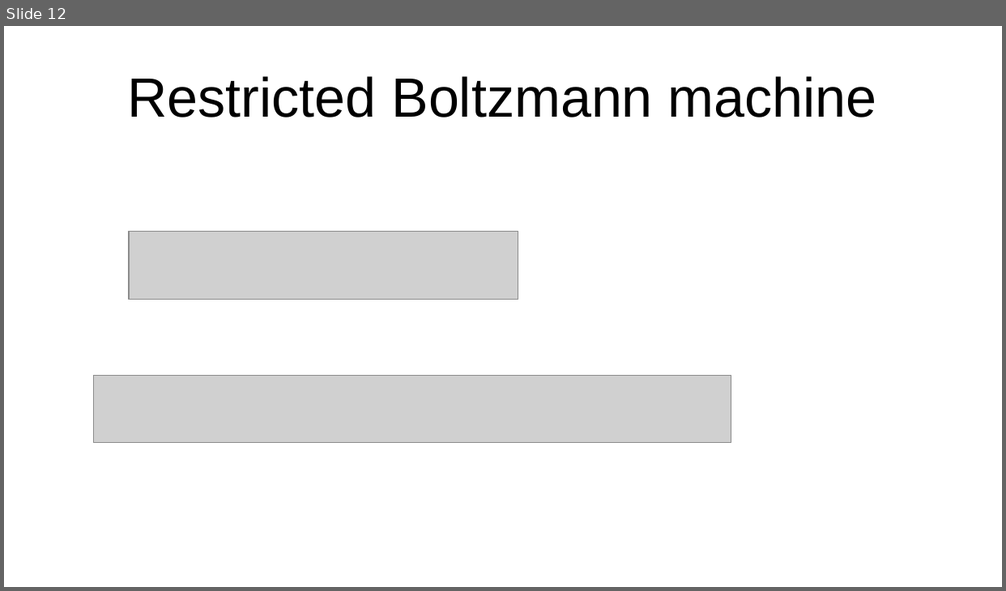
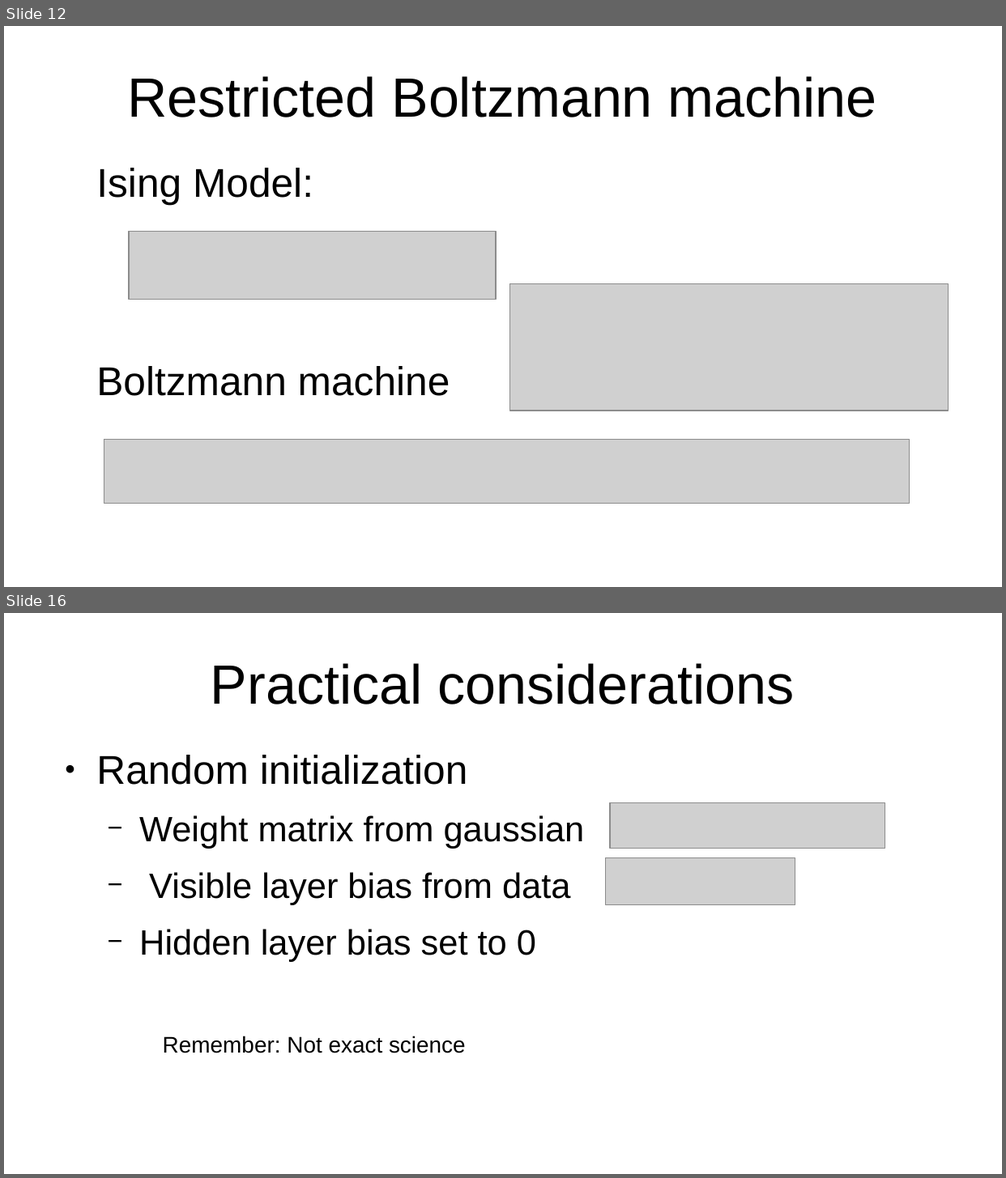
Before and after one commit to Xmann02/Boltzmann, a slide deck: Presentation.odp. Shown one above the other, each under a label of ours: slide 12 before the commit, slides 12 and 16 after it; the slides between them are not shown. The pictures are 1006x591 and 1006x1178 pixels, drawn with LibreOffice and Linux fonts; fonts in the diff are those of the drawing; grey boxes stand for pictures. Boxes give left, top, right and bottom in pixels: in the first picture for what was removed or moved away, otherwise in the second. Text is boxed around its words. In the diff, an @@ line names an element or a change of style, - is before the commit and + after.

```diff
--- a/Presentation.odp
+++ b/Presentation.odp
@@ slide 16 added at [4,613,1002,1174], background #FFFFFF @@
@@ title added at [211,663,795,705], 44 pt, text #000000 @@
+Practical considerations
@@ text added at [96,755,585,962], 28 pt, text #000000 @@
+● Random initialization
+  − Weight matrix from gaussian
+  − Visible layer bias from data
+  − Hidden layer bias set to 0
@@ picture added at [610,803,885,849] @@
@@ picture added at [606,858,795,905] @@
@@ text added at [163,1036,466,1054], 18 pt, text #000000 @@
+Remember: Not exact science
@@ slide 12 changed as well @@
@@ text added at [96,168,450,396], 32 pt, text #000000 @@
+Ising Model:
+Boltzmann machine
@@ picture: place and size @@
-picture at [129,232,518,300]
+picture at [129,232,496,300]
@@ picture added at [510,284,948,411] @@
@@ picture: place and size @@
-picture at [94,376,731,442]
+picture at [104,440,910,504]
```
Also in this commit, not shown: 6 other slides changed, 7 other slides added, 6 slides removed.
